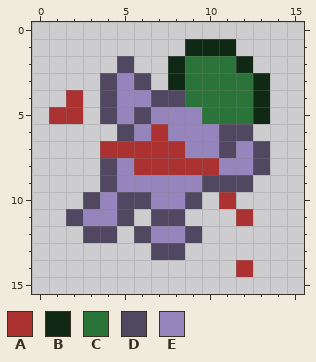
One commit to this pixel-art sprite: Assets/Textures/EnemyDie.png. Above: the version before the commit.
The file is 16x16 pixels.
Palette (. is transparent): A #ac3232  B #0f2914  C #2a7339  D #504860  E #9684bc
Pixels before, first column x 1:
 1 ........BBB..
 2 ....D..BCCCB.
 3 ...DED.BCCCCB
 4 .A.DEEDDCCCCB
 5 AA.DEDEEECCCB
 6 ....DEAEEEDD.
 7 ...AAAAAEEDED
 8 ...DEAAAAAEED
 9 ...DEEEEEDDD.
10 ..DEDDEED.A..
11 .DEED.DD...A.
12 ..DD.DEED....
13 ......DD.....
14 ...........A.
And afterwards:
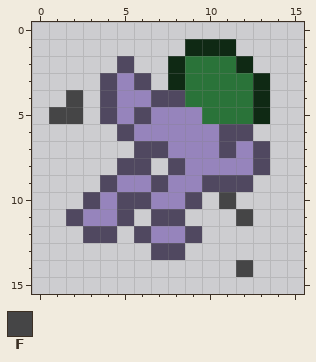
Colours new in this view: F #454546
Author's note on the commit: chair collider and enemy body sprite
The edit:
Changed rows in their new state; - is an unchanged pixel.
first column x 1:
 4 -F----------
 5 FF----------
 6 ------E-----
 7 ---..DDE----
 8 ---.DD.DEE--
 9 ------D-----
10 ----------F-
11 -----------F
14 -----------F
